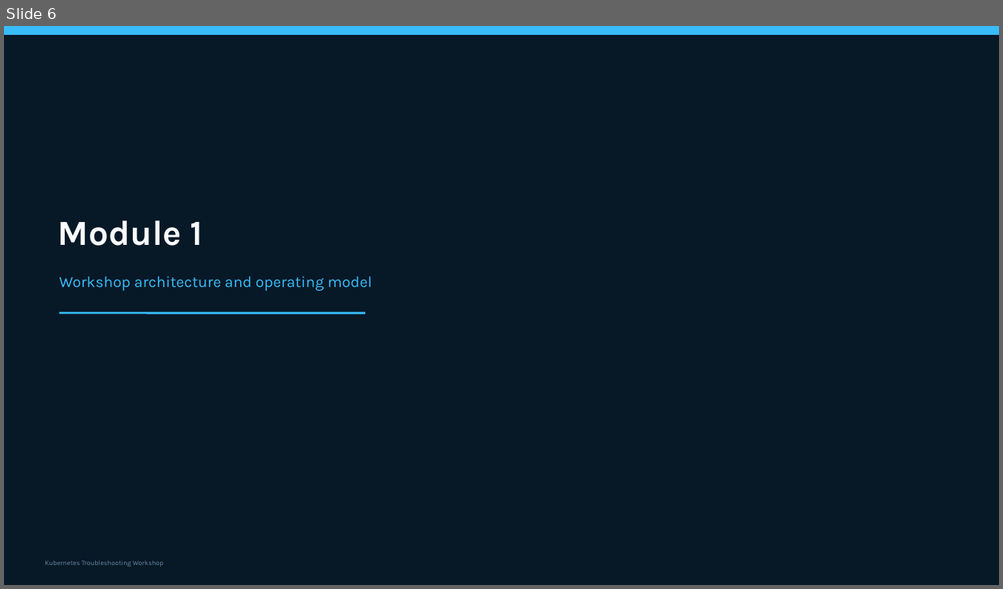
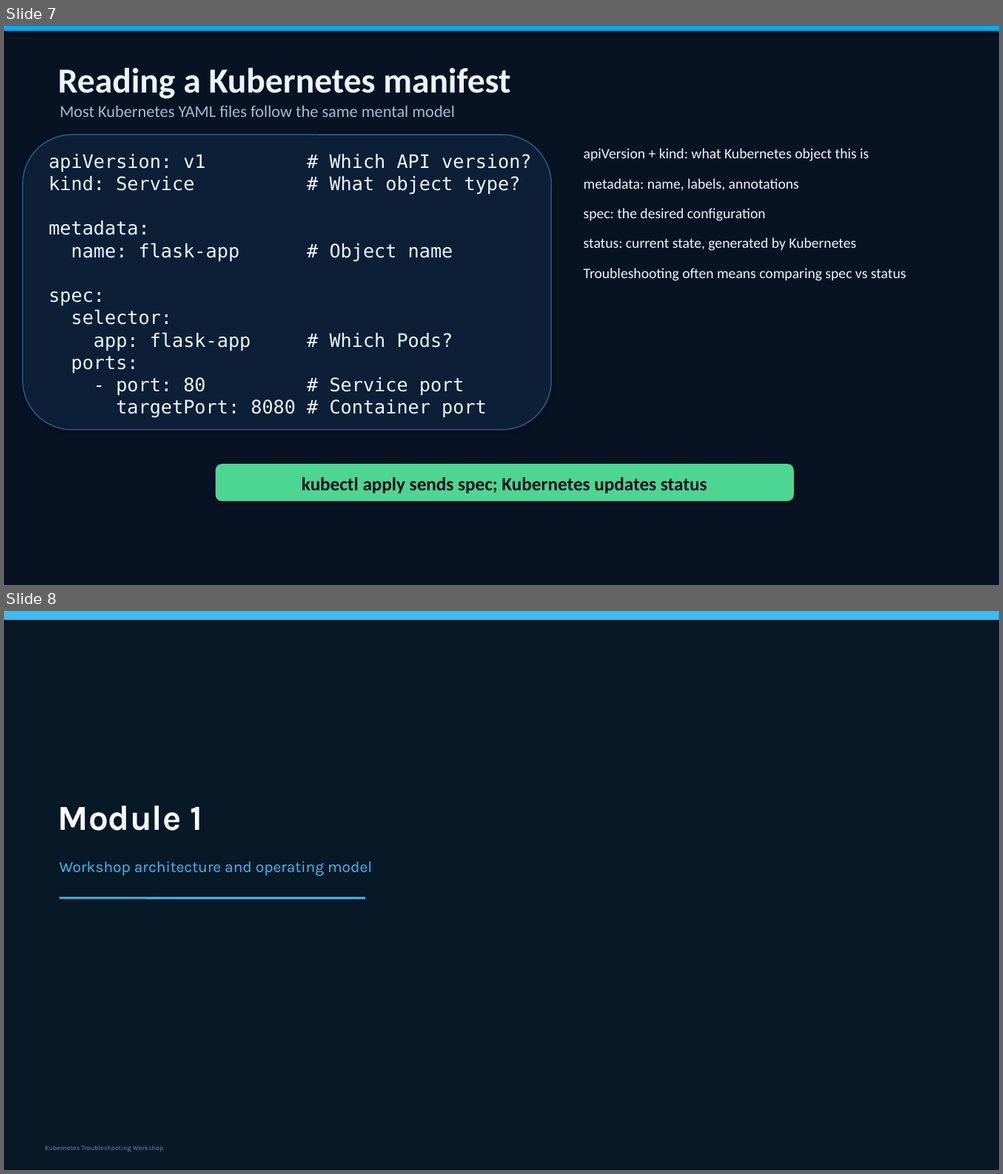
Before and after one commit to slaneslane/k8s-workshop-2, a slide deck: presentations/K8s_Troubleshooting_Workshop_FULL.pptx. Shown one above the other, each under a label of ours: slide 6 before the commit, slides 7 and 8 after it. The pictures are 1003x589 and 1003x1174 pixels, drawn with LibreOffice and Linux fonts; fonts in the diff are those of the drawing. Boxes give left, top, right and bottom in pixels: in the first picture for what was removed or moved away, otherwise in the second. Text is boxed around its words. In the diff, an @@ line names an element or a change of style, - is before the commit and + after.

Commit message:
YAML added

```diff
--- a/presentations/K8s_Troubleshooting_Workshop_FULL.pptx
+++ b/presentations/K8s_Troubleshooting_Workshop_FULL.pptx
@@ slide 7 added at bbox=[4, 26, 999, 585], background #FFFFFF @@
@@ rectangle added at bbox=[4, 26, 999, 585], fill #071222 @@
@@ rectangle added at bbox=[4, 26, 999, 31], fill #00AEEF @@
@@ text added at bbox=[58, 67, 510, 99], 34 pt, text #EBF4FF, bold @@
+Reading a Kubernetes manifest
@@ text added at bbox=[60, 105, 455, 117], 16 pt, text #A4BAD0 @@
+Most Kubernetes YAML files follow the same mental model
@@ rounded rectangle added at bbox=[22, 135, 551, 430], fill #0C1F36, outline #1F5B84 1.1 pt @@
@@ text added at bbox=[48, 154, 486, 418], 18 pt, text #EBF4FF @@
+apiVersion: v1 # Which API version?
+kind: Service # What object type?
+metadata:
+name: flask-app # Object name
+spec:
+selector:
+app: flask-app # Which Pods?
+ports:
+- port: 80 # Service port
+targetPort: 8080 # Container port
@@ text added at bbox=[583, 148, 906, 281], 14 pt, text #EBF4FF @@
+apiVersion + kind: what Kubernetes object this is
+metadata: name, labels, annotations
+spec: the desired configuration
+status: current state, generated by Kubernetes
+Troubleshooting often means comparing spec vs status
@@ rounded rectangle added at bbox=[215, 464, 794, 501], fill #4DD691 @@
@@ text added at bbox=[301, 477, 707, 494], 18 pt, text #020C19, bold @@
+kubectl apply sends spec; Kubernetes updates status
@@ what was slide 6 is now slide 8 @@
```
Also in this commit, not shown: 1 other slide added, 1 other file.
